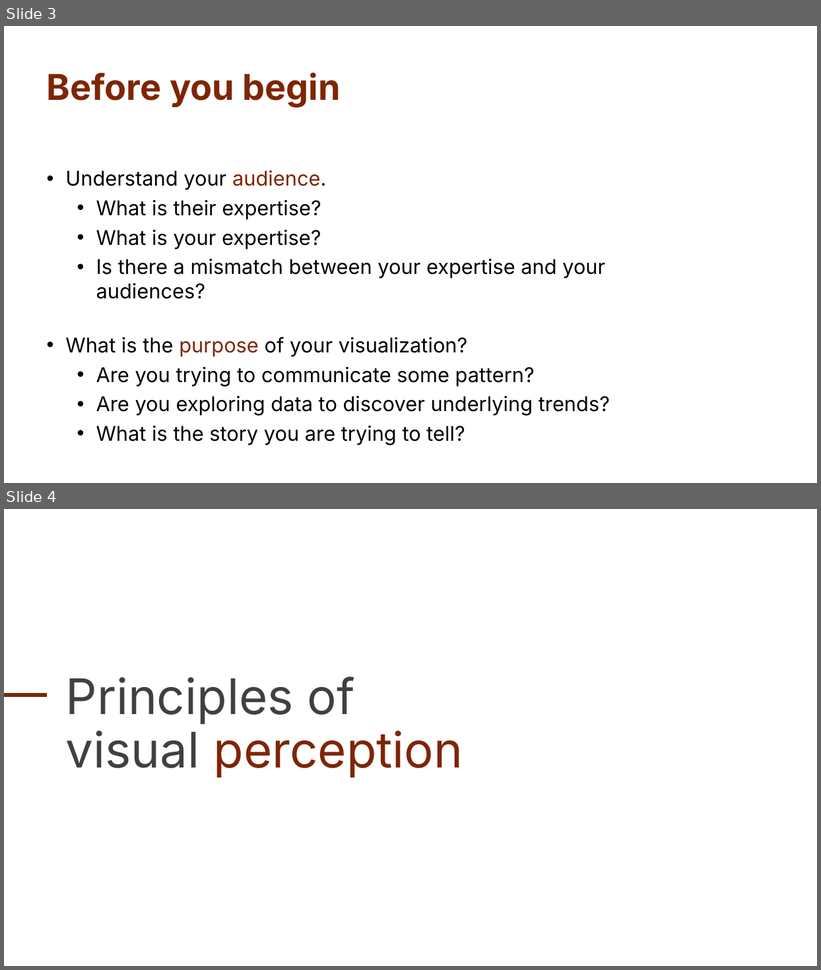
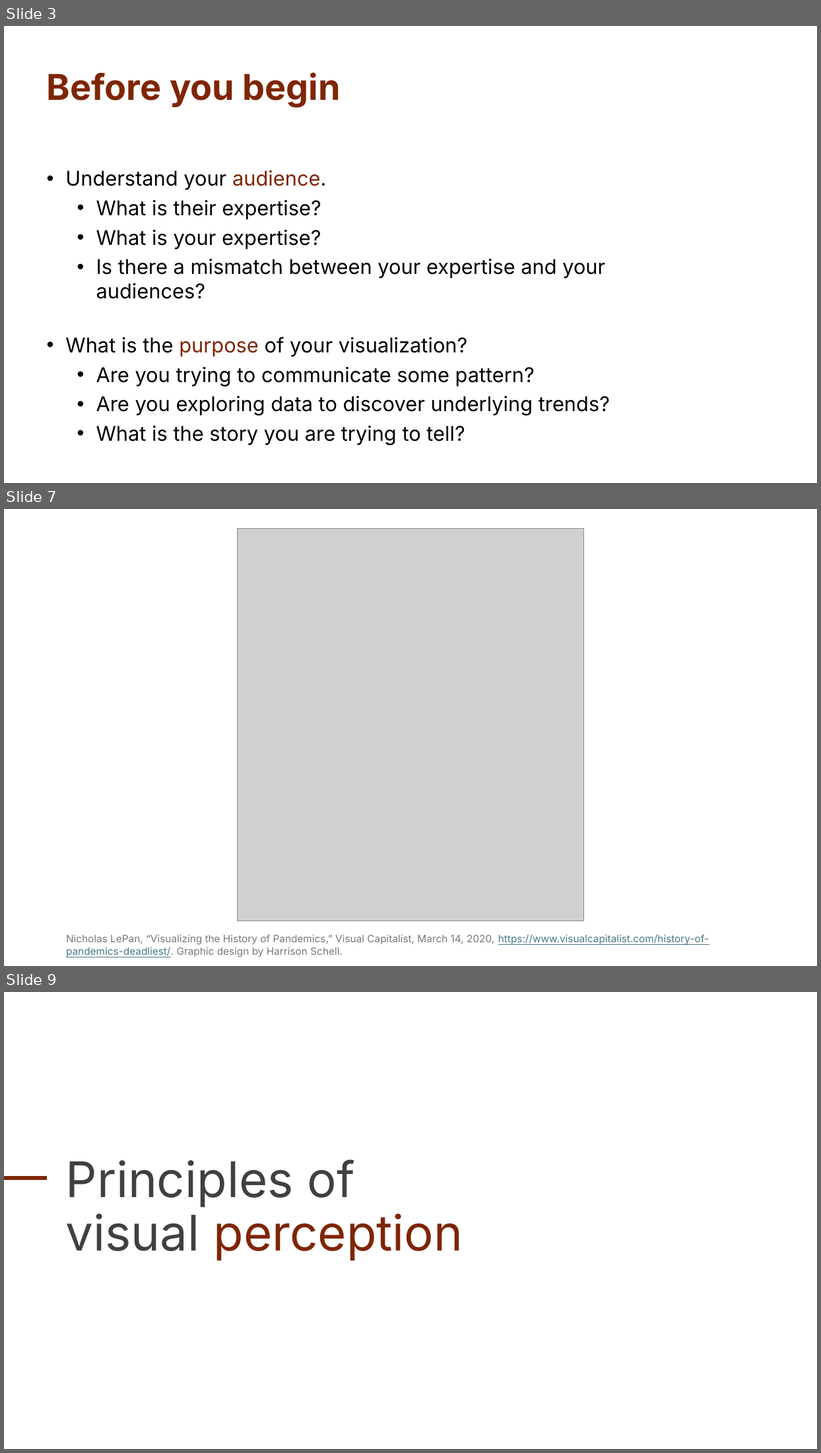
Before and after one commit to pete-lawson/visualize-it-dlf-2026, a slide deck: docs/materials/dlf-data-visualization.pptx. Shown one above the other, each under a label of ours: slides 3 and 4 before the commit, slides 3, 7 and 9 after it; the slides between them are not shown. The pictures are 821x970 and 821x1453 pixels, drawn with LibreOffice and Linux fonts; fonts in the diff are those of the drawing; grey boxes stand for pictures. Boxes give left, top, right and bottom in pixels: in the first picture for what was removed or moved away, otherwise in the second. Text is boxed around its words. In the diff, an @@ line names an element or a change of style, - is before the commit and + after.

```diff
--- a/docs/materials/dlf-data-visualization.pptx
+++ b/docs/materials/dlf-data-visualization.pptx
@@ slide 7 added at bbox=[4, 509, 817, 966], background #FFFFFF @@
@@ picture added at bbox=[237, 529, 584, 922] @@
@@ text added at bbox=[66, 935, 709, 958], 12 pt, text #797979 @@
+Nicholas LePan, “Visualizing the History of Pandemics,” Visual Capitalist, March 14, 2020, https://www.visualcapitalist.com/history-of-pandemics-deadliest/. Graphic design by Harrison Schell.
@@ what was slide 4 is now slide 9 @@
```
Also in this commit, not shown: 1 slide changed, 10 other slides added, 8 other files.
